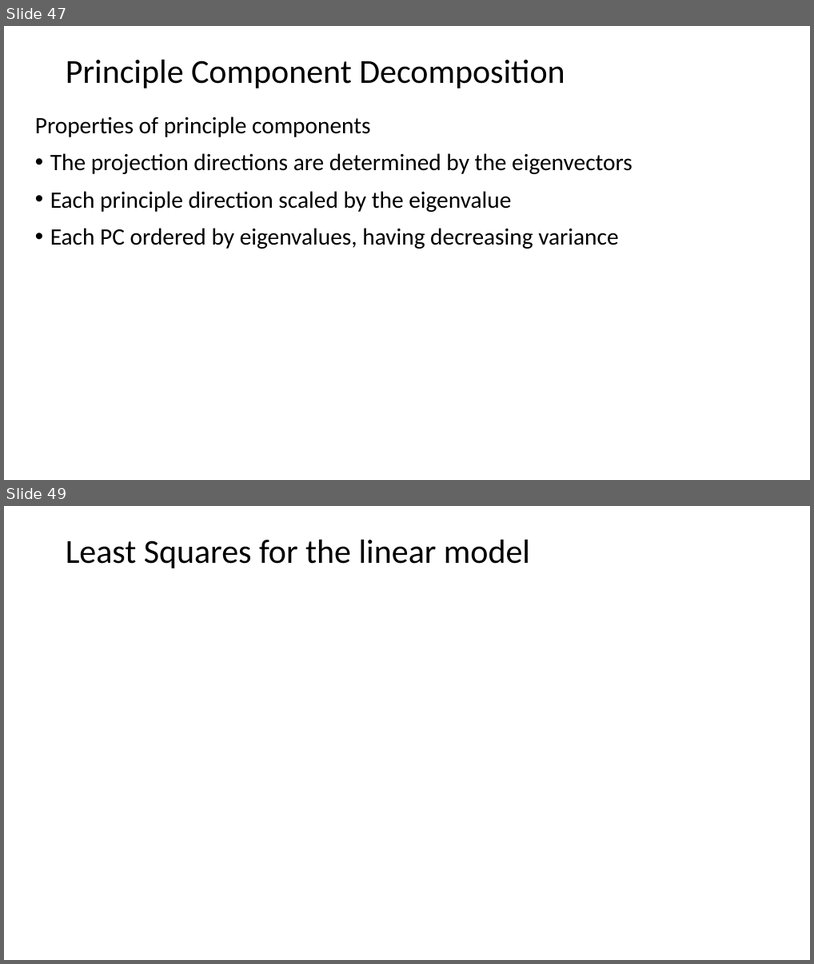
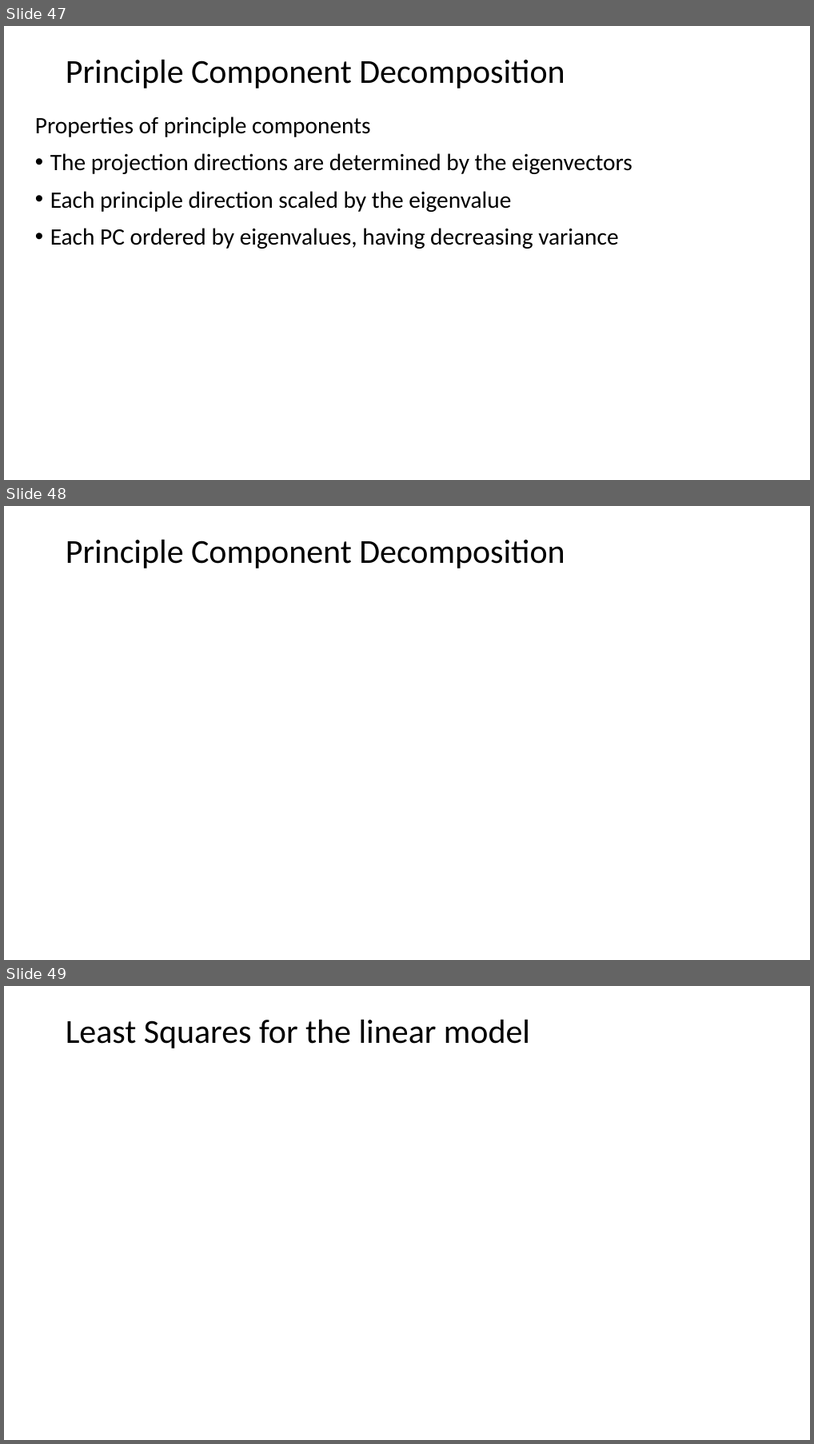
Before and after one commit to StephenElston/CSCI-E-108, a slide deck: SupplementaryMaterials/ReviewOfLinearAlgebra.pptx. Shown one above the other, each under a label of ours: slides 47 and 49 before the commit, slides 47, 48 and 49 after it; the slides between them are not shown. The pictures are 814x964 and 814x1444 pixels, drawn with LibreOffice and Linux fonts; fonts in the diff are those of the drawing; grey boxes stand for pictures. Boxes give left, top, right and bottom in pixels: in the first picture for what was removed or moved away, otherwise in the second. Text is boxed around its words. In the diff, an @@ line names an element or a change of style, - is before the commit and + after.

Commit message:
Initial commit of eigenvalue decomposition notebook

```diff
--- a/SupplementaryMaterials/ReviewOfLinearAlgebra.pptx
+++ b/SupplementaryMaterials/ReviewOfLinearAlgebra.pptx
@@ slide 48 added at (x1=4, y1=506, x2=810, y2=960), background #FFFFFF @@
@@ title added at (x1=66, y1=540, x2=565, y2=568), 40 pt, text #000000 @@
+Principle Component Decomposition
```
Also in this commit, not shown: 1 slide removed, 1 other file.
